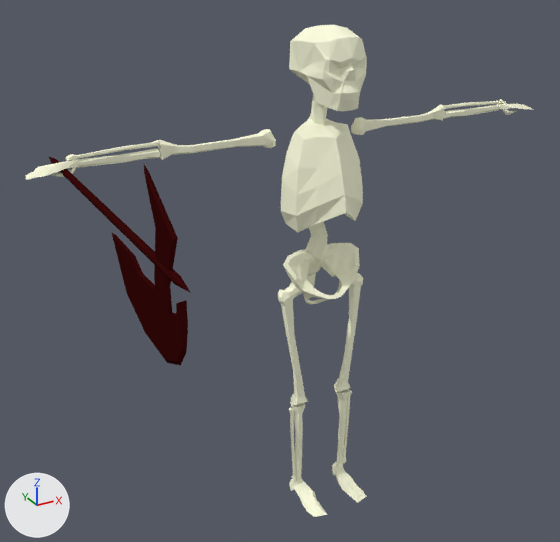
An edit to the Blender file Asset Playground/Assets/Models/skeleton.blend, drawn before and after from the same camera.
Camera for both pictures: a 50 mm lens placed at (-1.34, -2.08, 2.01), pointed at (-0.23, -0.07, 1.01). The lights are fixed; the arrows at lower left show +X, +Y and +Z.

The first picture shows 'Axe', 'Skeleton'.
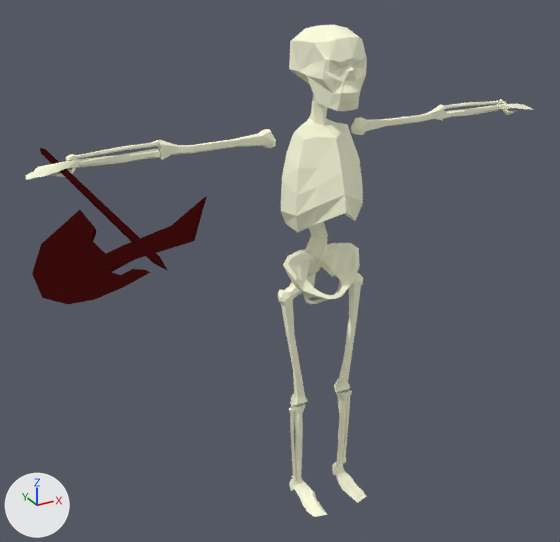
Pixel boxes [x1, y1, x2, y2] of what changed, in the pictures (560 x 542 px):
'Axe', moved, turned
    before: [49, 157, 191, 366]
    after: [32, 148, 207, 304]

Diff of the bpy script that builds the scene:
```diff
--- a/Asset Playground/Assets/Models/skeleton.blend.py
+++ b/Asset Playground/Assets/Models/skeleton.blend.py
@@ me_cylinder @@
 me_cylinder.from_pydata(...)  # 50 vertices, 51 faces; spans x 0.0..0.01, y -0.234..0.196, z -0.204..0.899
 # used by ob_axe; location = (-0.847, 0.06, 1.387); rotation_euler = (1.571, 0.0, 0.0), in degrees (90, 0, 0)
+# me_cylinder part 1: the whole mesh is moved by (0.0, 0.0, -0.12)
 me_cylinder.materials.append(mat_metal)
@@ ob_axe @@
 ob_axe = bpy.data.objects.new('Axe', me_cylinder)
-ob_axe.location = (-0.847, 0.06, 1.387)
-ob_axe.rotation_euler = (1.571, 0.0, 0.0)  # degrees (90, 0, 0)
+ob_axe.location = (0.0, 0.0, 0.0)
+ob_axe.delta_location = (-0.847, 0.0603, 1.387)
+ob_axe.rotation_euler = (-0.0000135, 0.0, 0.0)  # degrees (0, 0, 0)
+ob_axe.delta_rotation_euler = (1.571, 1.236, 0.0)
 _m = ob_axe.modifiers.new('Mirror', 'MIRROR')
```
